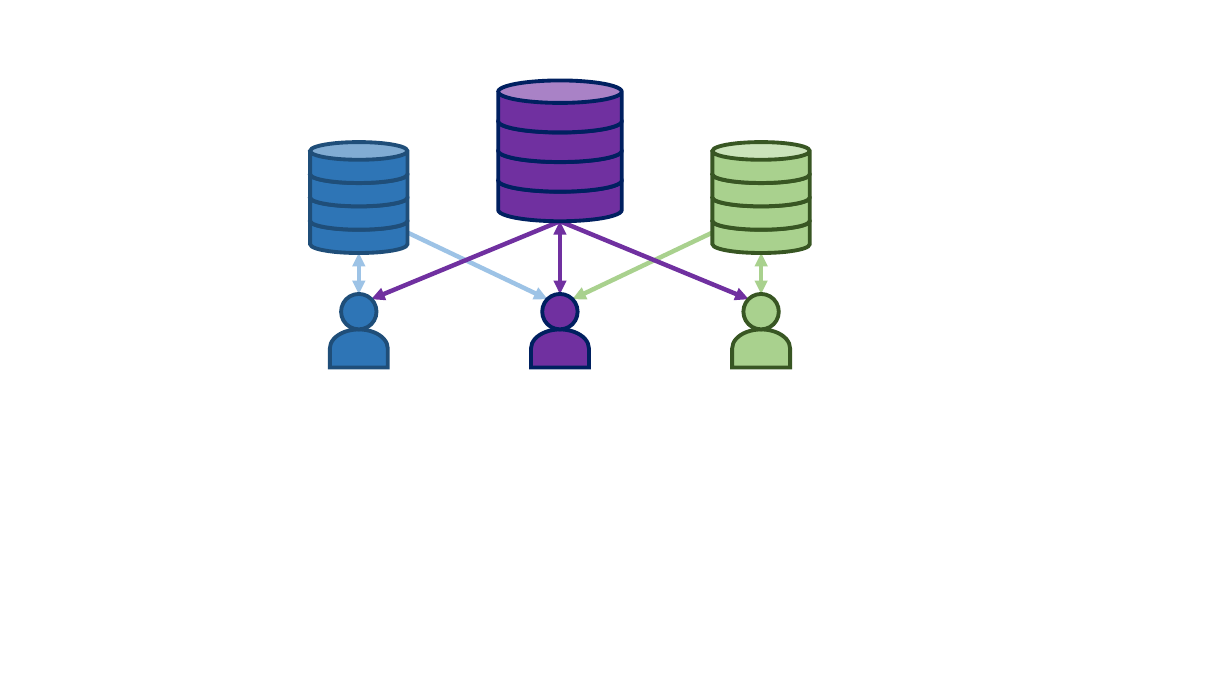
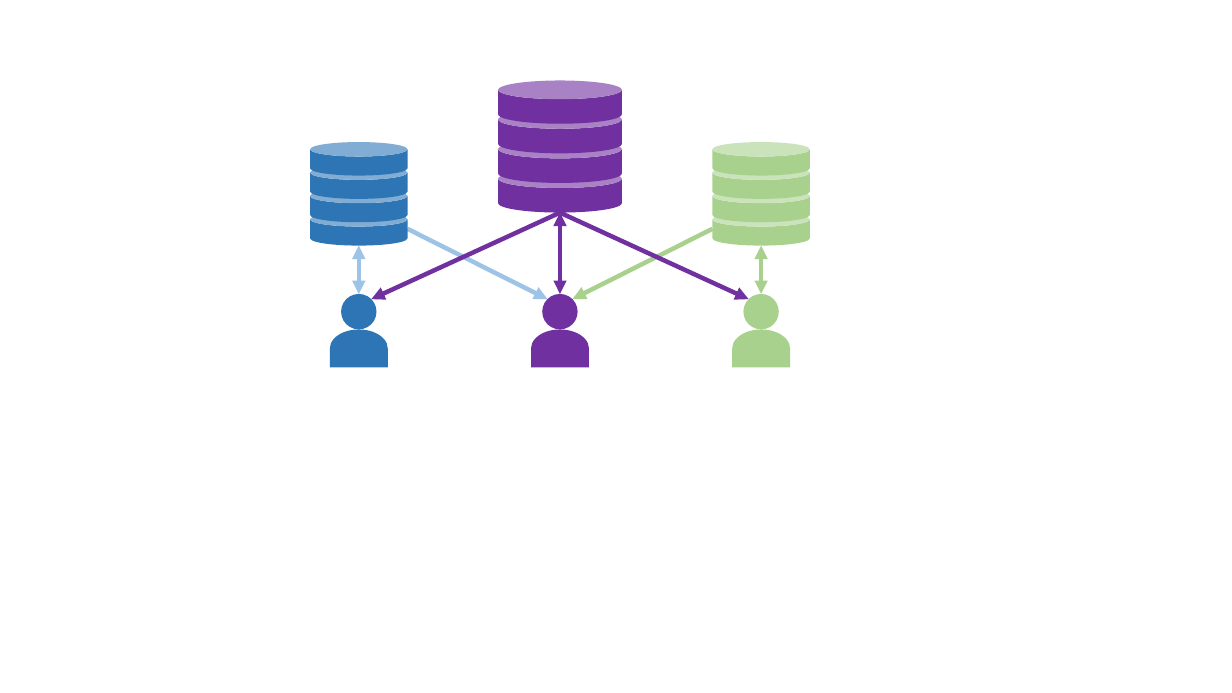
Before and after one commit to ymekesser/leveraging-git-presentation, a slide deck: slide 12 of graph_diagrams.pptx (slide 11 before the commit). Drawn at 1232x693 pixels with LibreOffice and Linux fonts; fonts in the diff are those of the drawing. Boxes give left, top, right and bottom in pixels: in the first picture for what was removed or moved away, otherwise in the second. Text is boxed around its words. In the diff, an @@ line names an element or a change of style, - is before the commit and + after.

```diff
--- a/graph_diagrams.pptx
+++ b/graph_diagrams.pptx
@@ cylinder: place and size @@
-cylinder at (498, 80, 622, 132)
+cylinder at (498, 80, 622, 124)
@@ cylinder: place and size @@
-cylinder at (498, 110, 622, 162)
+cylinder at (498, 110, 622, 153)
@@ outline #1F4E79 3 pt to none in 6 elements at (330, 330, 388, 368), (341, 294, 376, 329), (311, 213, 408, 246), (311, 189, 408, 222), (311, 165, 408, 199), (311, 142, 408, 176) @@
@@ cylinder: place and size @@
-cylinder at (311, 142, 408, 183)
+cylinder at (311, 142, 408, 176)
@@ cylinder: place and size @@
-cylinder at (498, 140, 622, 191)
+cylinder at (498, 140, 622, 183)
@@ outline #385723 3 pt to none in 6 elements at (732, 330, 790, 368), (744, 294, 779, 329), (713, 213, 810, 246), (713, 189, 810, 222), (713, 165, 810, 199), (713, 142, 810, 176) @@
@@ cylinder: place and size @@
-cylinder at (713, 142, 810, 183)
+cylinder at (713, 142, 810, 176)
@@ cylinder: place and size @@
-cylinder at (311, 165, 408, 206)
+cylinder at (311, 165, 408, 199)
@@ outline #002060 3 pt to none in 6 elements at (531, 330, 589, 368), (543, 294, 578, 329), (498, 140, 622, 183), (498, 110, 622, 153), (498, 80, 622, 124), (498, 169, 622, 213) @@
@@ cylinder: place and size @@
-cylinder at (498, 169, 622, 221)
+cylinder at (498, 169, 622, 213)
@@ cylinder: place and size @@
-cylinder at (713, 165, 810, 206)
+cylinder at (713, 165, 810, 199)
@@ cylinder: place and size @@
-cylinder at (311, 189, 408, 229)
+cylinder at (311, 189, 408, 222)
@@ cylinder: place and size @@
-cylinder at (713, 189, 810, 229)
+cylinder at (713, 189, 810, 222)
@@ cylinder: place and size @@
-cylinder at (311, 213, 408, 253)
+cylinder at (311, 213, 408, 246)
@@ arrow moved from (560, 221) - (372, 299) to (560, 213) - (372, 299) @@
@@ arrow moved from (408, 233) - (547, 299) to (408, 229) - (547, 299) @@
@@ arrow moved from (560, 221) - (749, 299) to (560, 213) - (749, 299) @@
@@ double arrow moved from (560, 294) - (560, 221) to (560, 294) - (560, 213) @@
@@ arrow moved from (713, 233) - (573, 299) to (713, 229) - (573, 299) @@
@@ cylinder: place and size @@
-cylinder at (713, 213, 810, 253)
+cylinder at (713, 213, 810, 246)
@@ double arrow moved from (359, 294) - (359, 253) to (359, 294) - (359, 246) @@
@@ double arrow moved from (762, 294) - (762, 253) to (762, 294) - (762, 246) @@
```
Also in this commit, not shown: 1 slide added, 6 other files.
